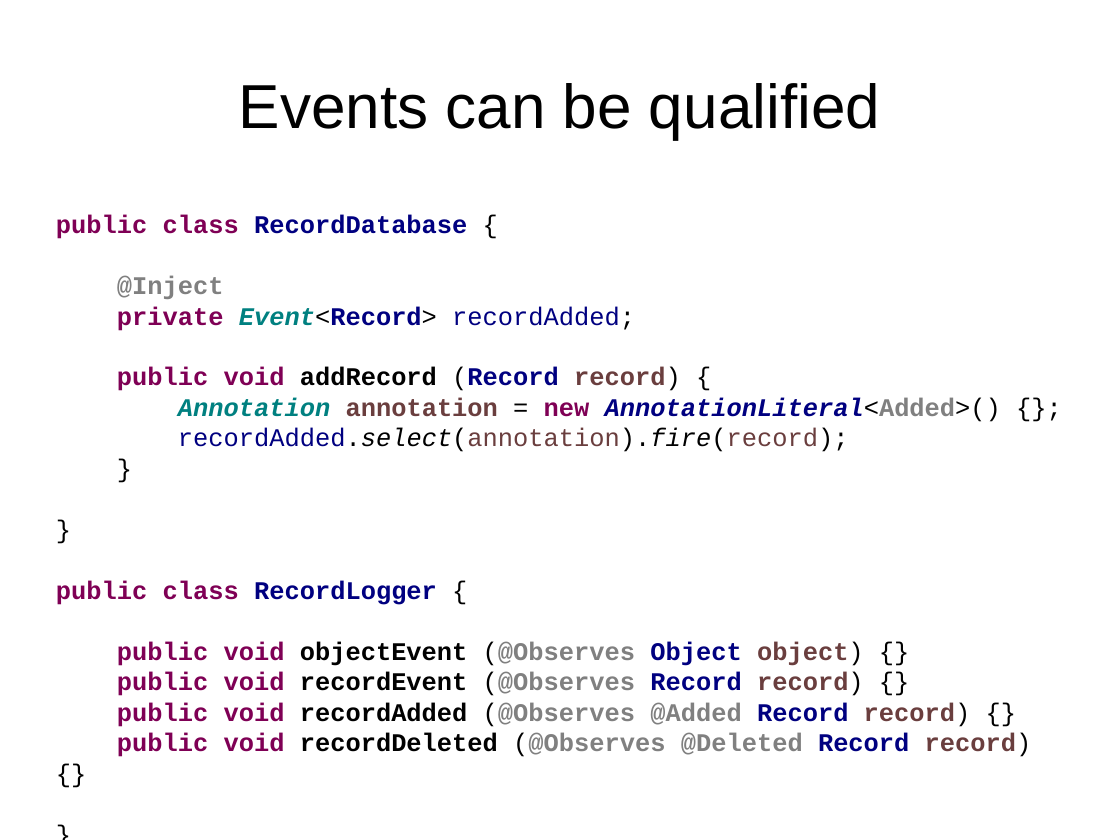
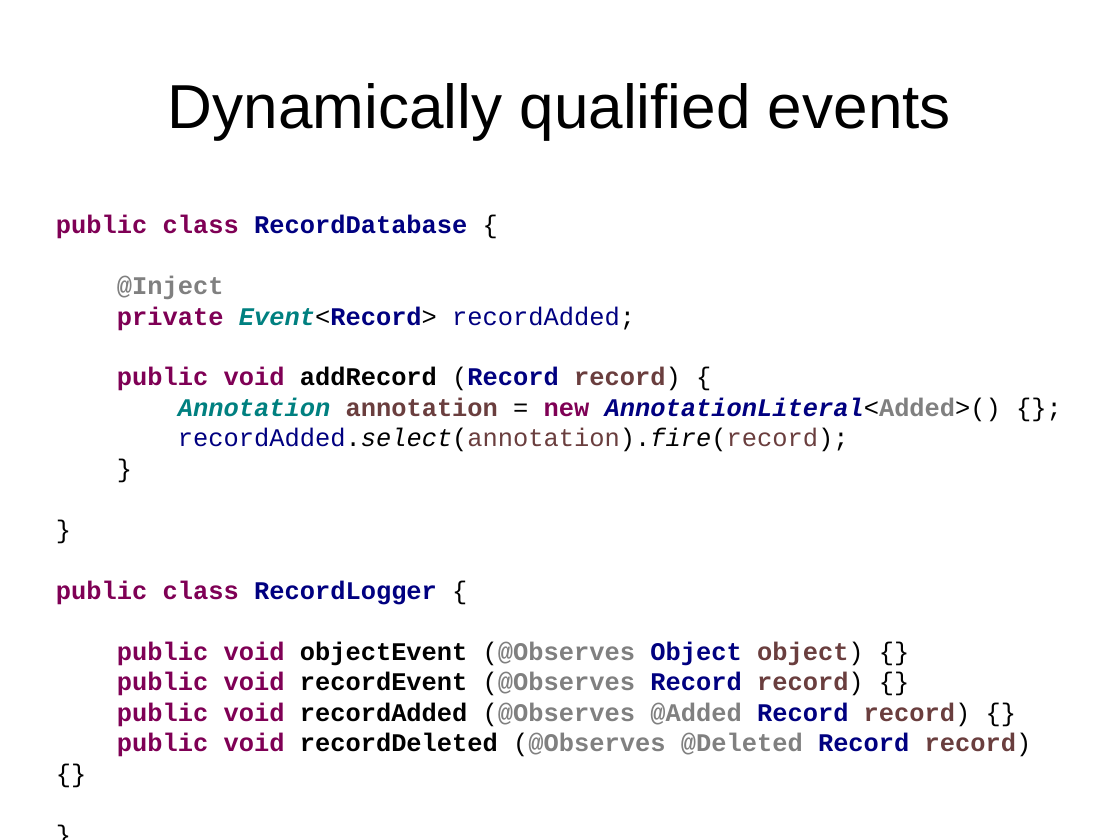
Before and after one commit to FrigoCoder/CDI, a slide deck: slide 96 of CDI.odp (slide 94 before the commit). Drawn at 1120x840 pixels with LibreOffice and Linux fonts; fonts in the diff are those of the drawing. Boxes give left, top, right and bottom in pixels: in the first picture for what was removed or moved away, otherwise in the second. Text is boxed around its words. In the diff, an @@ line names an element or a change of style, - is before the commit and + after.

Commit message:
Progress

```diff
--- a/CDI.odp
+++ b/CDI.odp
@@ title at <box>168,83,951,139</box>: text changed @@
-Events can be qualified
+Dynamically qualified events
```
Also in this commit, not shown: 2 slides added.
